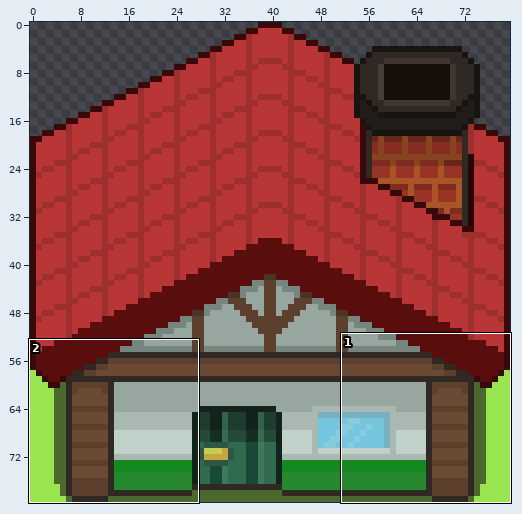
Two versions of one sprite sheet, New Unity Project/Assets/Spritesheets/House2.png. Above: a wide view before the commit, with the close-up outlined.
Close-up. Earlier state:
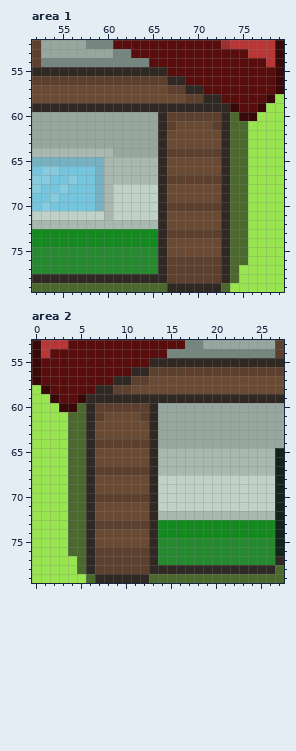
The file is 80x80 pixels. Colours within 5 levels of each other are drawn and written as one. Shown: area 1: x 52..79, y 52..79; area 2: x 0..27, y 53..79.
The result:
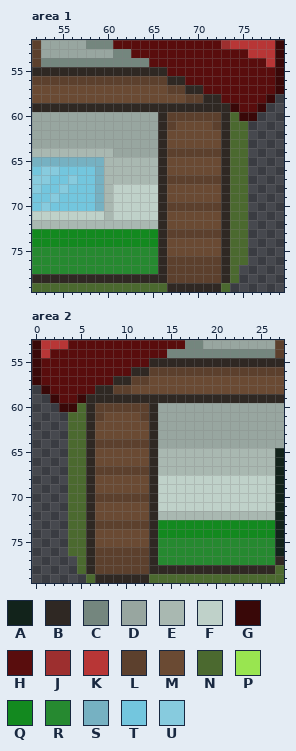
Palette (. is transparent): A #12231b  B #2f2823  C #74867e  D #98a6a0  E #a9b8b1  F #bfd1c9  G #390808  H #590d0d  J #9d2f2f  K #b83636  L #5c402d  M #6a4a33  N #4b692f  P #99e550  Q #13891f  R #268930  S #76b1c2  T #73c6de  U #87cbde
Changes in this commit:
Area 1:
y 58: x 79 P -> .
y 59: x 78..79 PP -> ..
y 60: x 77..79 PPP -> ...
y 61..76: x 76..79 PPPP -> ....
y 77..78: x 75..79 PPPPP -> .....
y 79: x 74..79 PPPPPP -> ......
Area 2:
y 58: x 0 P -> .
y 59: x 0..1 PP -> ..
y 60: x 0..2 PPP -> ...
y 61..76: x 0..3 PPPP -> ....
y 77..78: x 0..4 PPPPP -> .....
y 79: x 0..5 PPPPPP -> ......
